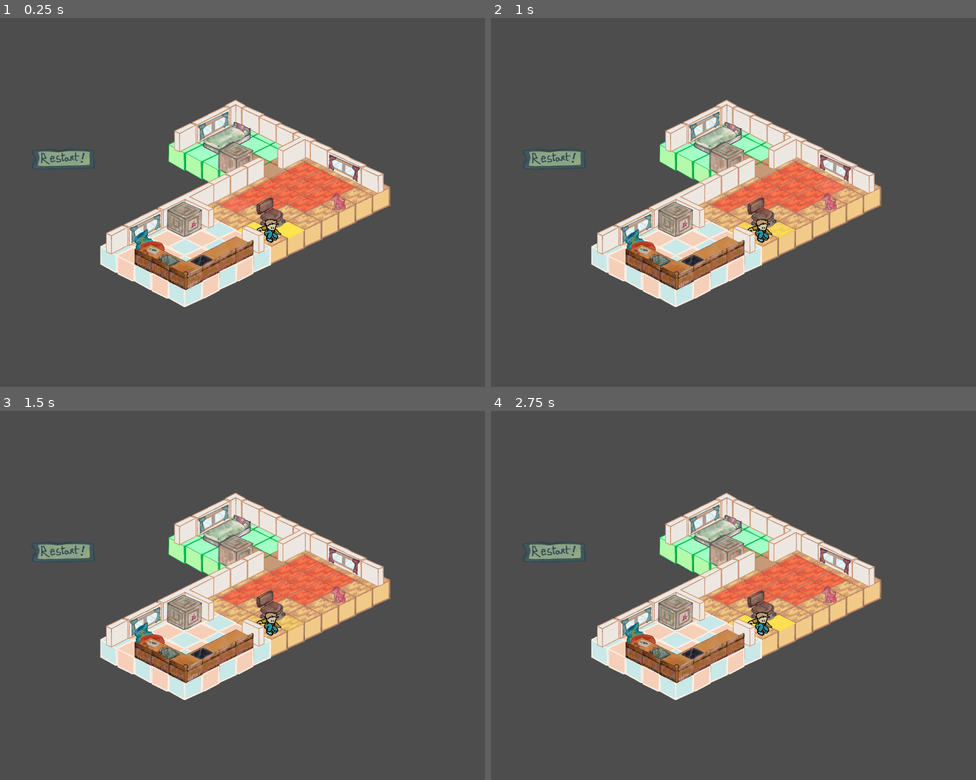
Above: before the commit, frames 1-4 (two rows, left to right).
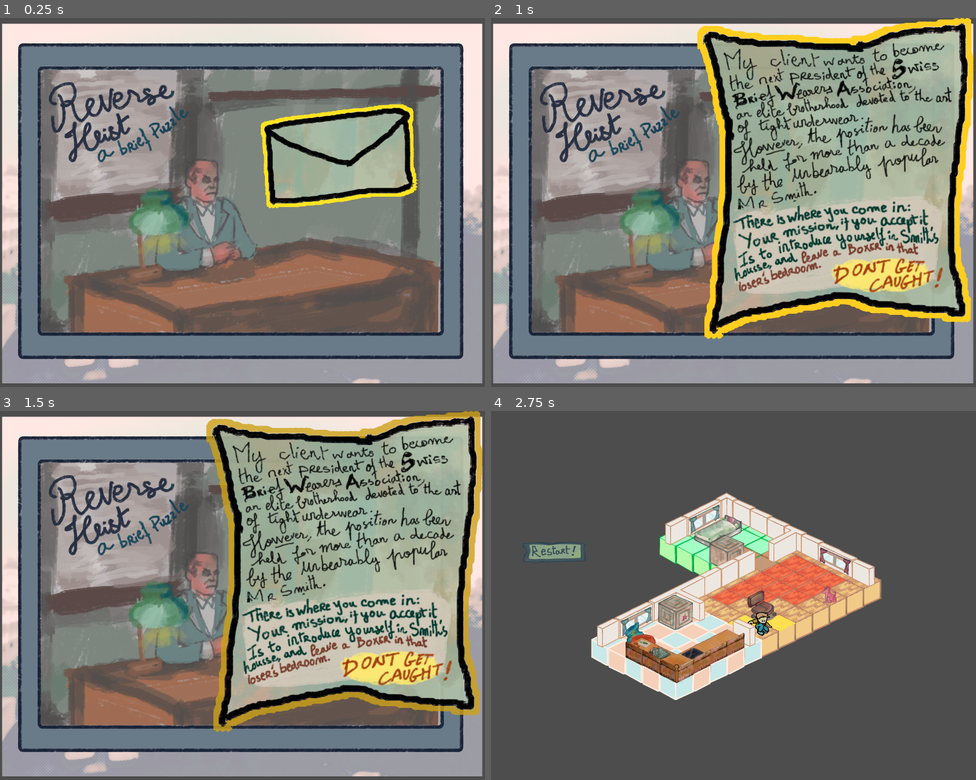
Above: after the commit, the same moments.

Repository: remimorvan/isometric-reverse-heist-simulator-2000
Game: Godot game, scene res://scenes/MainLevel.tscn
Two runs of this game, one before a commit and one after it. Both use one fixed random seed, a clock stepped at 60 frames per second and the inputs below. The engine's default icon, where the game draws it, is replaced by a stand-in: a white triangle on a blue panel in a dark square.
Inputs (mouse positions are in pixels of both pictures, inside the frame that each line leads up to):
- Up to frame 1 (0.25 s): no input
- Up to frame 2 (1 s): tap Enter at 0.5 s; move the mouse to (840, 187) at 0.52 s; click (840, 187) at 0.67 s
- Up to frame 3 (1.5 s): move the mouse to (145, 617) at 1.27 s; click (145, 617) at 1.42 s
- Up to frame 4 (2.75 s): move the mouse to (782, 518) at 2.02 s; click (782, 518) at 2.17 s

The runs differ from the first frame. In frame 1, 85% of the frame differs, in the area x 0-100%, y 1-100%; in frame 2, 90%, in the area x 0-100%, y 0-100%; in frame 3, 90%; in frame 4, nothing differs.

Commit message:
start screen

Diff:
--- a/scenes/MainLevel.tscn
+++ b/scenes/MainLevel.tscn
@@ -16,6 +16,7 @@
 [ext_resource type="PackedScene" uid="uid://bw4ywe0ot1xtn" path="res://scenes/bed.tscn" id="11_rqv6b"]
 [ext_resource type="PackedScene" uid="uid://de1mdtgmcrxr4" path="res://scenes/underwear.tscn" id="11_wd4wg"]
 [ext_resource type="PackedScene" uid="uid://dptrqojvi3uk4" path="res://scenes/mission_failed.tscn" id="13_wd4wg"]
+[ext_resource type="PackedScene" uid="uid://xs4el8hun23k" path="res://scenes/start_screen.tscn" id="17_2ve45"]
 
 [node name="MainLevel" type="Node2D"]
 y_sort_enabled = true
@@ -122,4 +123,9 @@
 scale = Vector2(3.5, 3.5)
 texture = ExtResource("10_6ib6r")
 
+[node name="StartScreen" parent="." instance=ExtResource("17_2ve45")]
+z_index = 2
+position = Vector2(314, -375)
+scale = Vector2(3, 3)
+
 [connection signal="pressed" from="Mayson/Restart/Button" to="." method="_on_restart_button_pressed"]
--- /dev/null
+++ b/scenes/start_screen.tscn
@@ -0,0 +1,59 @@
+[gd_scene load_steps=8 format=3 uid="uid://xs4el8hun23k"]
+
+[ext_resource type="Script" uid="uid://c3wef2oq6tlga" path="res://scripts/start_screen.gd" id="1_hm208"]
+[ext_resource type="Texture2D" uid="uid://dqik4c04lnx3j" path="res://assets/level/start.png" id="1_r2jwc"]
+[ext_resource type="Shader" uid="uid://c8f3mp10uiiga" path="res://scenes/highlight.gdshader" id="2_hm208"]
+[ext_resource type="Texture2D" uid="uid://fkdwsyq8mqwx" path="res://assets/level/lettre0.png" id="3_5pab1"]
+[ext_resource type="Texture2D" uid="uid://dk00stgkswxub" path="res://assets/level/lettre1.png" id="4_o30b1"]
+
+[sub_resource type="ShaderMaterial" id="ShaderMaterial_ka6nf"]
+shader = ExtResource("2_hm208")
+shader_parameter/clr = Color(1, 0.784314, 0.117647, 1)
+shader_parameter/type = 2
+shader_parameter/thickness = 16.0
+
+[sub_resource type="ShaderMaterial" id="ShaderMaterial_hm208"]
+shader = ExtResource("2_hm208")
+shader_parameter/clr = Color(1, 0.784314, 0.117647, 1)
+shader_parameter/type = 2
+shader_parameter/thickness = 16.0
+
+[node name="StartScreen" type="Node2D"]
+script = ExtResource("1_hm208")
+
+[node name="Sprite2D" type="Sprite2D" parent="."]
+scale = Vector2(1.1, 1.1)
+texture = ExtResource("1_r2jwc")
+
+[node name="Letter0" type="Sprite2D" parent="."]
+material = SubResource("ShaderMaterial_ka6nf")
+position = Vector2(106, 203)
+texture = ExtResource("3_5pab1")
+
+[node name="Button0" type="Button" parent="Letter0"]
+modulate = Color(1, 1, 1, 0)
+self_modulate = Color(1, 1, 1, 0)
+custom_minimum_size = Vector2(750, 450)
+offset_left = -26.0
+offset_top = -668.0
+offset_right = 724.0
+offset_bottom = -168.0
+
+[node name="Letter1" type="Sprite2D" parent="."]
+visible = false
+material = SubResource("ShaderMaterial_hm208")
+position = Vector2(-119, 436)
+scale = Vector2(1.57075, 1.56348)
+texture = ExtResource("4_o30b1")
+
+[node name="Button1" type="Button" parent="Letter1"]
+modulate = Color(1, 1, 1, 0)
+self_modulate = Color(1, 1, 1, 0)
+custom_minimum_size = Vector2(750, 450)
+offset_left = -36.0
+offset_top = -839.0
+offset_right = 793.0
+offset_bottom = 134.0
+
+[connection signal="pressed" from="Letter0/Button0" to="." method="_on_first_button_pressed"]
+[connection signal="pressed" from="Letter1/Button1" to="." method="_on_second_button_pressed"]
--- /dev/null
+++ b/scripts/start_screen.gd
@@ -0,0 +1,12 @@
+extends Node2D
+
+@onready var letter0: Node = $"Letter0"
+@onready var letter1: Node = $"Letter1"
+
+func _on_first_button_pressed() -> void:
+	letter0.visible = false
+	letter1.visible = true
+
+func _on_second_button_pressed() -> void:
+	self.visible = false
+	queue_free()
--- a/scripts/tilemaps.gd
+++ b/scripts/tilemaps.gd
@@ -107,7 +107,7 @@
 				add_child(timer)
 				timer.wait_time = 1.0
 				timer.one_shot = true
-				timer.timeout.connect(func(): $"GAME OVER SCREEN".visible = true)
+				#timer.timeout.connect(func(): $"GAME OVER SCREEN".visible = true)
 				timer.start()
 			make_glow(pos, effect)
 		else:
@@ -141,5 +141,5 @@
 				add_child(timer)
 				timer.wait_time = 1.0
 				timer.one_shot = true
-				timer.timeout.connect(func(): $"GAME OVER SCREEN".visible = true)
+				#timer.timeout.connect(func(): $"GAME OVER SCREEN".visible = true)
 				timer.start()
Binary file changed: assets/level/start.png
Not shown: 1 places in scenes/MainLevel.tscn that only renumber resources
Not shown: 1 places in scenes/mission_failed.tscn that only renumber resources
Not shown, added: scripts/start_screen.gd.uid
